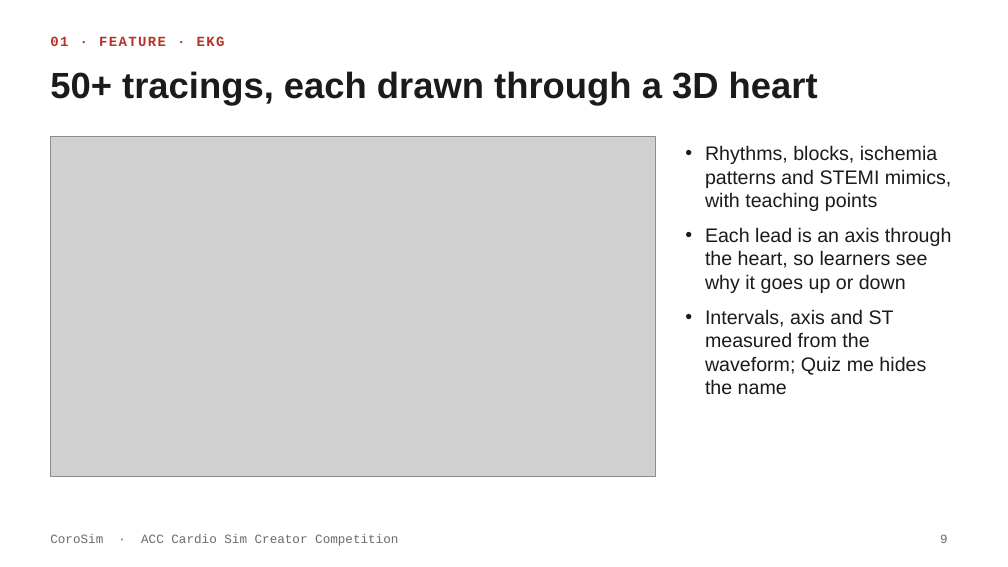
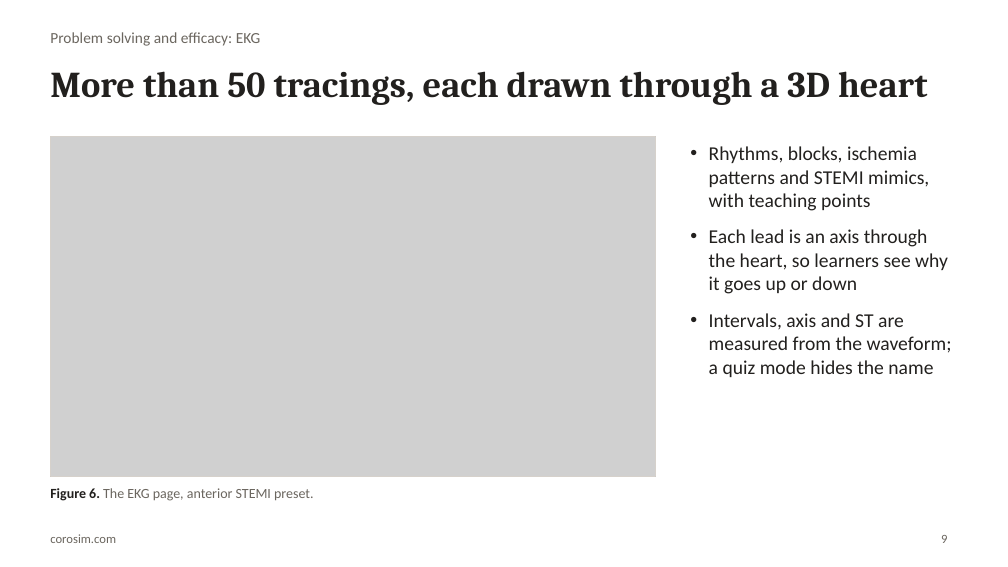
Before and after one commit to sirpravnp/corosim, a slide deck: slide 9 of docs/acc-sim-competition/CoroSim_ACC_Cardio_Sim_Creator.pptx. Drawn at 1008x567 pixels with LibreOffice and Linux fonts; fonts in the diff are those of the drawing; grey boxes stand for pictures. Boxes give left, top, right and bottom in pixels: in the first picture for what was removed or moved away, otherwise in the second. Text is boxed around its words. In the diff, an @@ line names an element or a change of style, - is before the commit and + after.

```diff
--- a/docs/acc-sim-competition/CoroSim_ACC_Cardio_Sim_Creator.pptx
+++ b/docs/acc-sim-competition/CoroSim_ACC_Cardio_Sim_Creator.pptx
@@ text at <box>50,32,261,46</box>: text changed; size 10 to 11 pt; font Courier New to Calibri; text colour #B8322A to #6B665F; bold off @@
-01 · FEATURE · EKG
+Problem solving and efficacy: EKG
@@ title at <box>50,71,927,105</box>: text changed; font Arial to Cambria; text colour #1C1B1A to #22201E @@
-50+ tracings, each drawn through a 3D heart
+More than 50 tracings, each drawn through a 3D heart
@@ rectangle added at <box>50,136,655,477</box>, outline #D6D1CB 0.75 pt @@
@@ text at <box>709,146,948,294</box>: font Arial to Calibri, text colour #1C1B1A to #22201E in "Rhythms, blocks, ischemia patterns and STEMI mimics, ...", "Each lead is an axis through the ..."; indent changed; more space between paragraphs @@
@@ text at <box>709,313,952,377</box>: text changed; font Arial to Calibri; text colour #1C1B1A to #22201E @@
-• Intervals, axis and ST measured from the waveform; Quiz me hides the name
+• Intervals, axis and ST are measured from the waveform; a quiz mode hides the name
@@ text added at <box>50,488,313,501</box>, 10 pt, text #6B665F @@
+Figure 6. The EKG page, anterior STEMI preset.
@@ text removed at <box>50,534,398,546</box> @@
-CoroSim · ACC Cardio Sim Creator Competition
@@ text added at <box>50,534,116,543</box>, 9 pt, text #6B665F @@
+corosim.com
@@ page number at <box>941,535,947,543</box>: font Courier New to Calibri, text colour #6E6A65 to #6B665F @@
```
Also in this commit, not shown: 14 other slides changed, 4 slides added, 4 slides removed, 1 other file.
